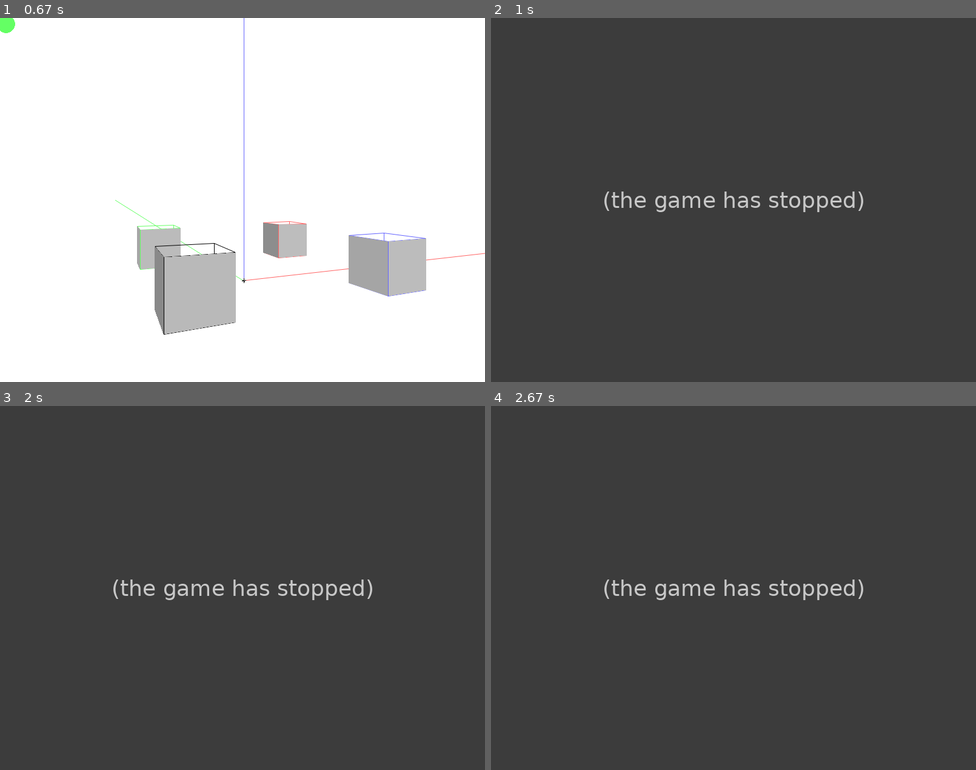
Above: before the commit, frames 1-4 (two rows, left to right).
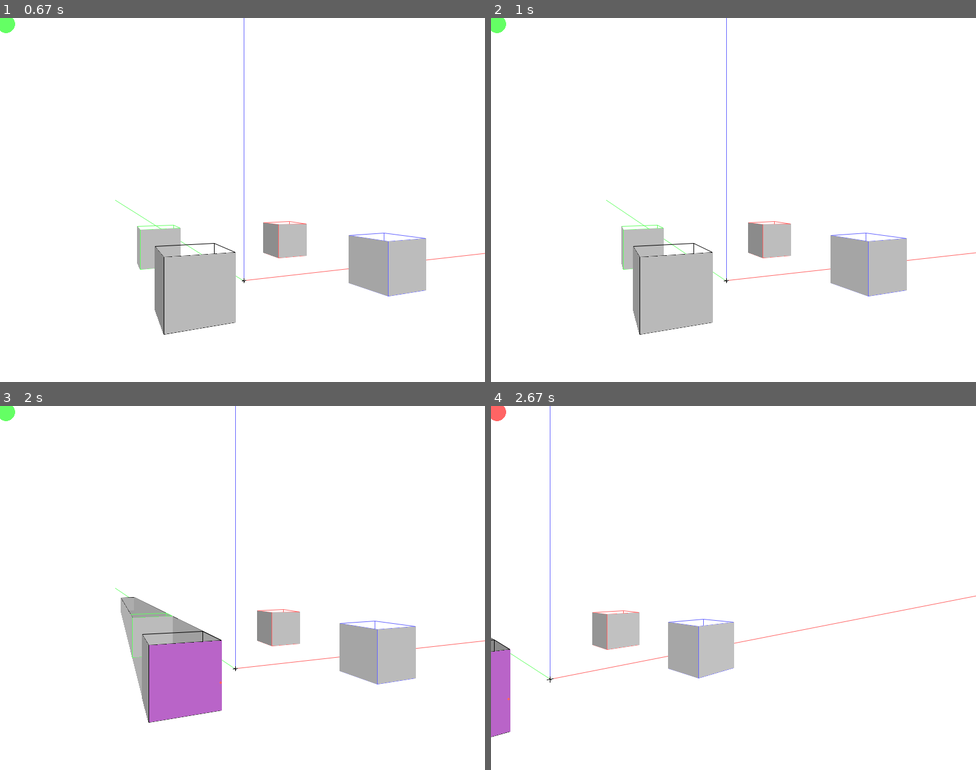
Above: after the commit, the same moments.

Repository: qsorix/draw-3d
Game: pygame game, started from main.py
The game is run twice, just before and just after one commit, with the same random seed, the same clock (stepped at 60 frames per second) and the same inputs.
Inputs (mouse positions are in pixels of both pictures, inside the frame that each line leads up to):
- Up to frame 1 (0.67 s): hold Esc from 0.33 s (still down); hold Right from 0.33 s (still down); move the mouse to (223, 214) at 0.37 s
- Up to frame 2 (1 s): release Esc at 0.8 s; release Right at 0.8 s; tap F at 0.83 s
- Up to frame 3 (2 s): tap M at 1.17 s; press the mouse at (67, 577) at 1.53 s; move the mouse to (145, 631) at 1.63 s; release the mouse at (218, 682) at 1.77 s; press the mouse at (67, 577) at 1.87 s; move the mouse to (155, 606) at 1.97 s
- Up to frame 4 (2.67 s): release the mouse at (733, 631) at 2.1 s; hold Right 2.17-2.63 s; hold D 2.17-2.63 s; click (718, 526) at 2.25 s

Frame 1 is identical in both runs. In frame 2, 100% of the frame differs, in the area x 0-100%, y 0-100%; in frame 3, 100%; in frame 4, 100%.
Before the commit the program exited at 0.83 s; later frames show no game.

Commit message:
Consistent deactivation for tools

Diff:
--- a/main.py
+++ b/main.py
@@ -457,6 +457,12 @@
         if pygame.K_SPACE in self.pressed:
             self._set_tool(ToolSelect(self))
 
+        if pygame.K_ESCAPE in self.pressed:
+            self.tool.reset()
+
+        if pygame.K_q in self.pressed:
+            self.running = False
+
     def draw(self):
         self.screen.fill((255,255,255))
         #self._draw_zero()
--- a/pygamehelper.py
+++ b/pygamehelper.py
@@ -34,8 +34,6 @@
             elif event.type == KEYDOWN:
                 self.keyDown(event.key)
             elif event.type == KEYUP:
-                if event.key == K_ESCAPE:
-                    self.running = False
                 self.keyUp(event.key)
             elif event.type == MOUSEBUTTONDOWN:
                 self.mouseDown(event.button, event.pos)
--- a/tools/__init__.py
+++ b/tools/__init__.py
@@ -1,6 +1,7 @@
 class Tool:
     def __init__(self, wnd):
         self.wnd = wnd
+        self.reset()
 
     def mouseDown(self, button, pos):
         pass
@@ -15,6 +16,10 @@
         self.wnd.drawn_segments = []
         self.wnd.drawn_walls = []
         self.wnd.drawn_indicators = []
+        self.wnd.plain_rects = []
+
+    def reset(self):
+        pass
 
     def activate(self):
         pass
--- a/tools/line.py
+++ b/tools/line.py
@@ -12,9 +12,10 @@
         self.indicators = []
 
 class ToolLine(Tool):
-    def __init__(self, wnd):
-        self.wnd = wnd
+    def reset(self):
         self.segment_start = None
+        self.segment_end = None
+        self.deactivate()
 
     def _can_snap_to(self, mx, my, p):
         wnd = self.wnd
--- a/tools/pull.py
+++ b/tools/pull.py
@@ -4,11 +4,15 @@
 from objects import Wall, S
 
 class ToolPull(Tool):
-    def __init__(self, wnd):
-        self.wnd = wnd
+    def reset(self):
         self.wall = False
         self.wall_pull_point = None
         self.length = 0
+        self.deactivate()
+
+    def deactivate(self):
+        Tool.deactivate(self)
+        self.wnd.select_nothing()
 
     def activate(self):
         self.wnd.select_nothing()
--- a/tools/rectangle.py
+++ b/tools/rectangle.py
@@ -6,12 +6,12 @@
 from objects import Wall, S
 
 class ToolRectangle(Tool):
-    def __init__(self, wnd):
-        self.wnd = wnd
+    def reset(self):
         self.start = None
         self.end = None
         self.drawing_plane = None
         self.side_vector = None
+        self.deactivate()
 
     def _put_rectangle(self):
         for s in self._make_rectangle(self.start, self.end, self.side_vector):
--- a/tools/select.py
+++ b/tools/select.py
@@ -6,9 +6,9 @@
 from funcs import P
 
 class ToolSelect(Tool):
-    def __init__(self, wnd):
-        self.wnd = wnd
+    def reset(self):
         self.rect_start = None
+        self.deactivate()
 
     def activate(self):
         pygame.mouse.set_cursor((16, 19), (0, 0), (128, 0, 192, 0, 160, 0, 144, 0, 136, 0, 132, 0, 130, 0, 129, 0, 128, …(265 unchanged characters)…
--- a/tools/wall.py
+++ b/tools/wall.py
@@ -3,9 +3,13 @@
 from objects import Wall, S
 
 class ToolWall(Tool):
-    def __init__(self, wnd):
-        self.wnd = wnd
+    def reset(self):
         self.picked_segments = []
+        self.deactivate()
+
+    def deactivate(self):
+        Tool.deactivate(self)
+        self.wnd.select_nothing()
 
     def _create_wall(self):
         points = []
